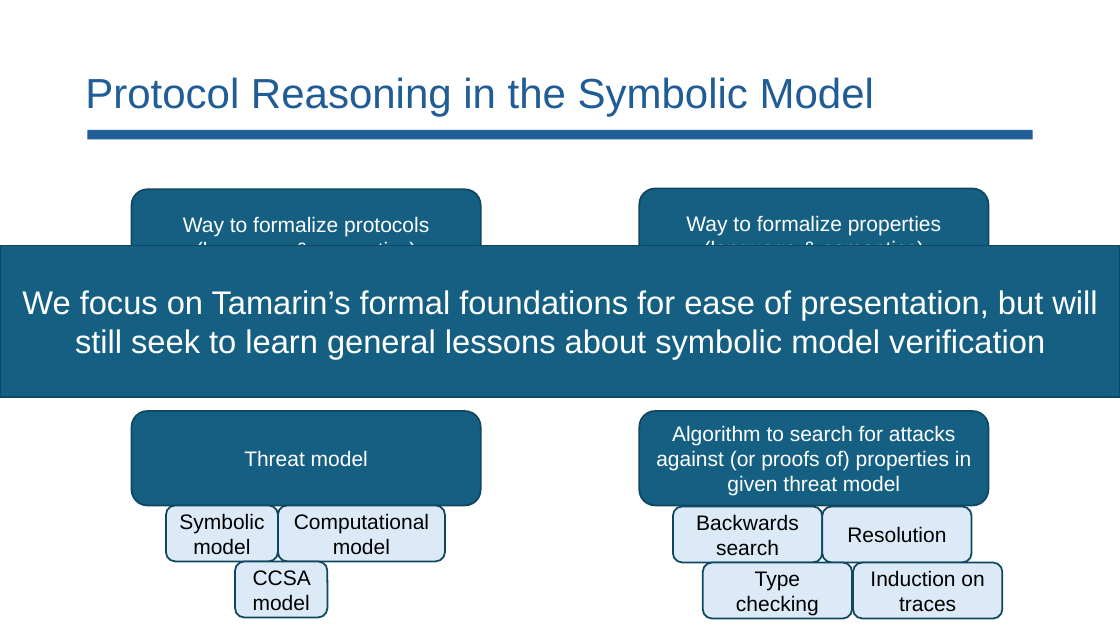
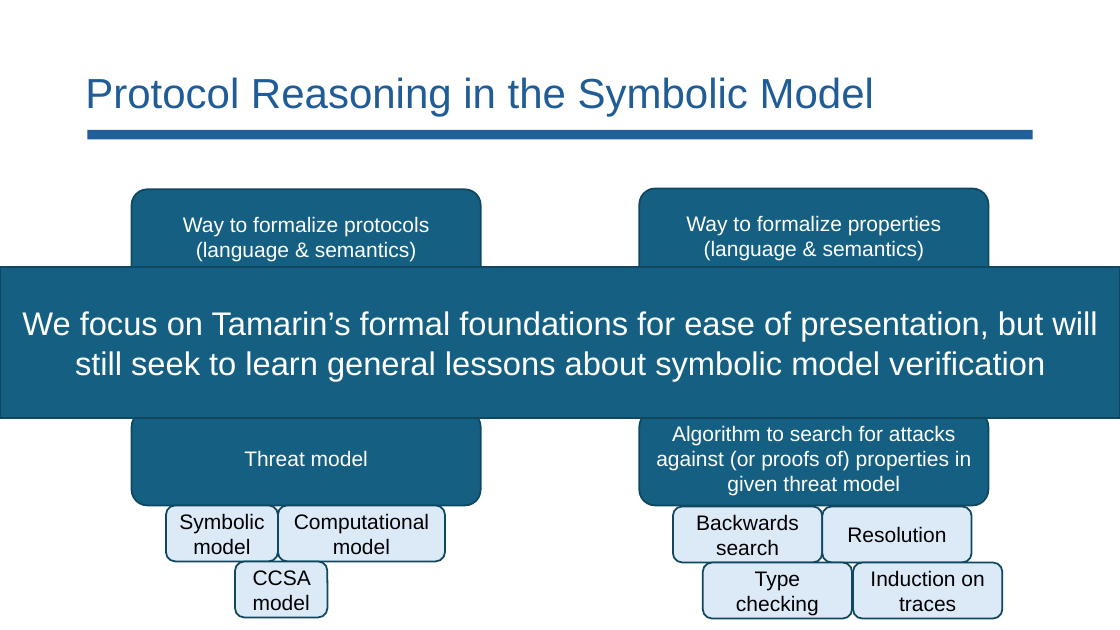
Before and after one commit to lorchrob/comp_slides, a slide deck: slide 35 of comp.pptx. Drawn at 1120x630 pixels with LibreOffice and Linux fonts; fonts in the diff are those of the drawing; grey boxes stand for pictures. Boxes give left, top, right and bottom in pixels: in the first picture for what was removed or moved away, otherwise in the second. Text is boxed around its words. In the diff, an @@ line names an element or a change of style, - is before the commit and + after.

```diff
--- a/comp.pptx
+++ b/comp.pptx
@@ rectangle "We focus on Tamarin’s formal ...": place and size @@
-rectangle "We focus on Tamarin’s formal ..." at [0,245,1120,397]
+rectangle "We focus on Tamarin’s formal ..." at [0,267,1120,418]
@@ rounded rectangle removed at [229,339,349,396] @@
-Programs
@@ rounded rectangle removed at [772,341,922,397] @@
```
Also in this commit, not shown: 20 other slides changed, 1 slide added.
